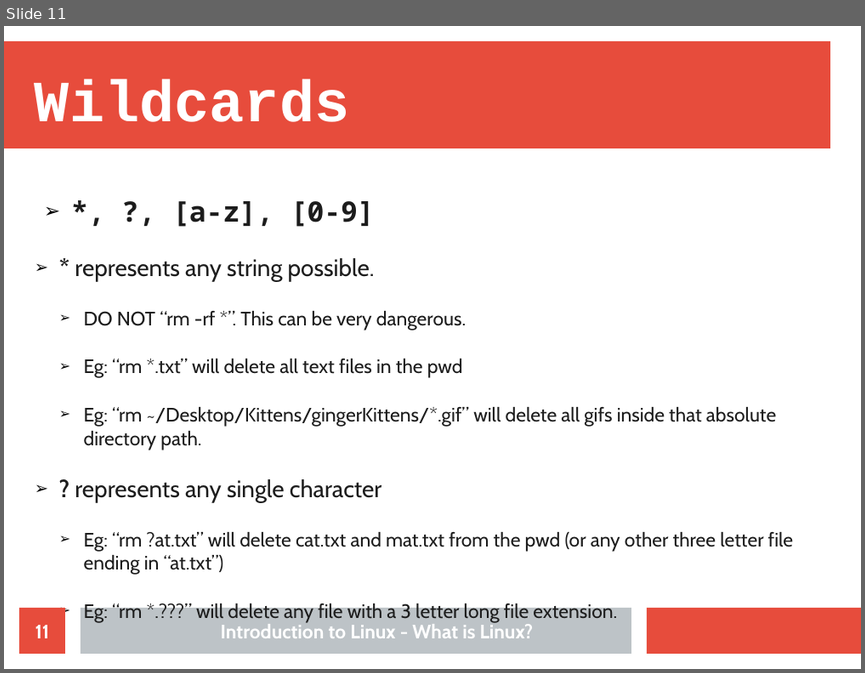
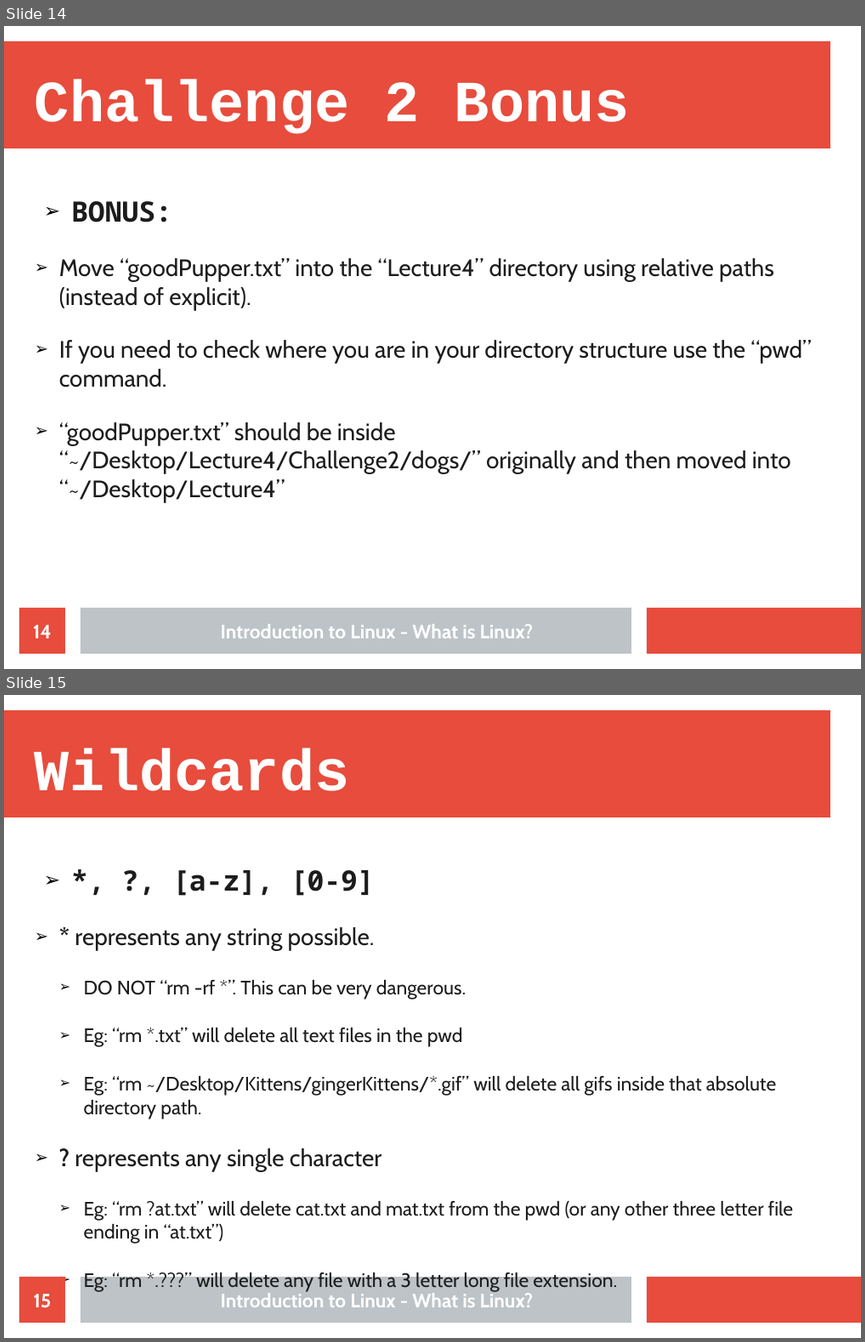
Before and after one commit to Nhlakanipho-Biyela/Intro_To_Linux_Course, a slide deck: Lecture_Slides/Lecture_3/ITL_Lecture_3_Basic_Commands.odp. Shown one above the other, each under a label of ours: slide 11 before the commit, slides 14 and 15 after it. The pictures are 865x673 and 865x1342 pixels, drawn with LibreOffice and Linux fonts; fonts in the diff are those of the drawing; background and template pictures are left out. Boxes give left, top, right and bottom in pixels: in the first picture for what was removed or moved away, otherwise in the second. Text is boxed around its words. In the diff, an @@ line names an element or a change of style, - is before the commit and + after.

```diff
--- a/Lecture_Slides/Lecture_3/ITL_Lecture_3_Basic_Commands.odp
+++ b/Lecture_Slides/Lecture_3/ITL_Lecture_3_Basic_Commands.odp
@@ slide 14 added at box(4, 26, 861, 669), background #FFFFFF; not listed: 3 template elements that a slide beside it also shows @@
@@ title added at box(35, 79, 630, 134), 54 pt, text #FFFFFF, bold @@
+Challenge 2 Bonus
@@ text added at box(59, 201, 811, 502), 22 pt, text #1C1C1C @@
+➢ BONUS:
+  ➢ Move “goodPupper.txt” into the “Lecture4” directory using relative paths (instead of explicit).
+  ➢ If you need to check where you are in your directory structure use the “pwd” command.
+  ➢ “goodPupper.txt” should be inside “~/Desktop/Lecture4/Challenge2/dogs/” originally and then moved into “~/Desktop/Lecture4”
@@ page number added at box(19, 607, 65, 653), fill #E74C3C, 18 pt, text #FFFFFF, bold @@
+14
@@ text added at box(221, 624, 534, 638), 18 pt, text #FFFFFF, bold @@
+Introduction to Linux - What is Linux?
@@ what was slide 11 is now slide 15 @@
@@ page number at box(34, 1293, 52, 1308): text changed @@
-11
+15
```
Also in this commit, not shown: 4 other slides added.
